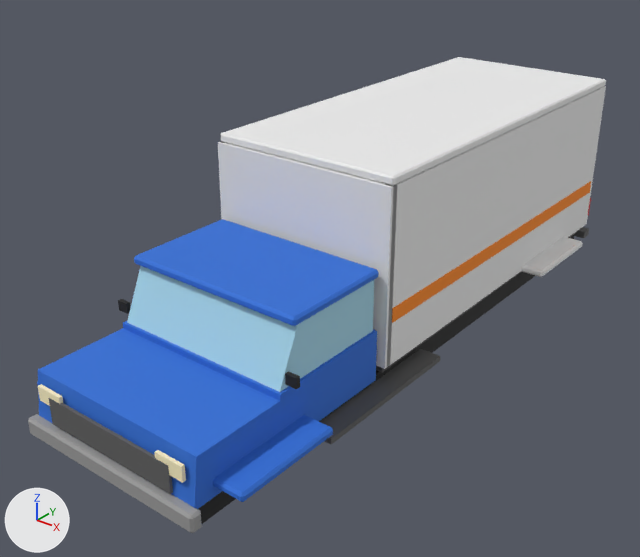
A saved change to the Blender file assets/blend/TRK_BoxTruck_Body.blend.
Both versions are drawn from a camera (50 mm lens) standing at (17.0, -23.9, 16.1) and looking at (-0.7, -1.8, 2.4). Lighting does not change. The marker at lower left points along +X, +Y and +Z. The older version comes first.

Names of what the first picture shows: 'TRK_BoxTruck_Body'.
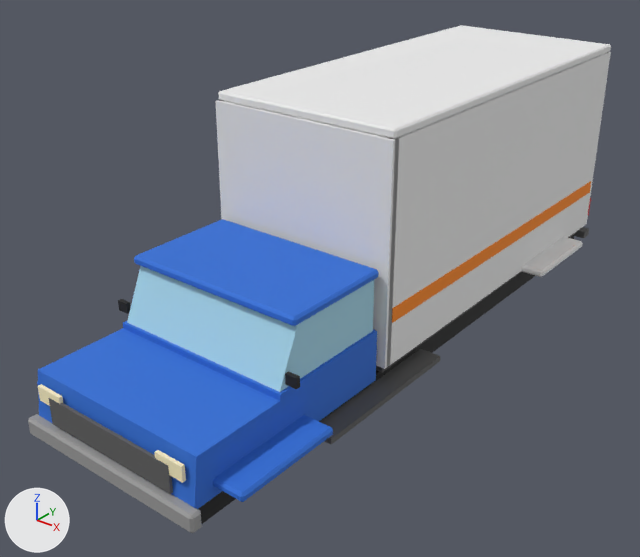
Boxes [x1, y1, x2, y2] around the edits, measured in the pictures (640 x 557 px; the box of a moved part takes in the faces that stretch with it):
'TRK_BoxTruck_Body', reshaped (7% taller)
    before: [28, 57, 606, 533]
    after: [28, 25, 611, 533]
part 1 of me_trk_boxtruck_body, moved or reshaped
    before: [221, 57, 606, 186]
    after: [219, 25, 611, 139]
part 2 of me_trk_boxtruck_body, moved or reshaped
    before: [218, 86, 606, 369]
    after: [215, 52, 611, 369]

Diff of the bpy script that builds the scene:
```diff
--- a/assets/blend/TRK_BoxTruck_Body.blend.py
+++ b/assets/blend/TRK_BoxTruck_Body.blend.py
@@ me_trk_boxtruck_body @@
 # used by ob_trk_boxtruck_body; location = (0.0, 0.0, 0.0)
 # before: 193 (-3.5, -3.6, 7.3) at pixel (219, 141), 195 (-3.5, 11.8, 7.3), 197 (-3.2, -3.6, 7.3) at pixel (226, 143), 199 (-3.2, 11.8, 7.3), 201 (3.2, -3.6, 7.3) at pixel (384, 184)
 # before: 203 (3.2, 11.8, 7.3), 205 (3.5, -3.6, 7.3) at pixel (393, 186), 207 (3.5, 11.8, 7.3) at pixel (605, 86), 209 (-3.5, -3.7, 7.3) at pixel (217, 142), 211 (-3.5, -3.4, 7.3)
 # before: 213 (3.5, -3.7, 7.3) at pixel (391, 187), 215 (3.5, -3.4, 7.3) at pixel (397, 184)
-me_trk_boxtruck_body.from_pydata(...)  # 336 vertices, 308 faces; spans x -4.3..4.3, y -12.2..12.2, z 0.0..7.6
+me_trk_boxtruck_body.from_pydata(...)  # 336 vertices, 308 faces; spans x -4.3..4.3, y -12.2..12.2, z 0.0..9.0
+# me_trk_boxtruck_body part 1: the loose piece of 24 vertices spanning x -3.5..3.5, y -3.6..11.8, z 7.3..7.6 is moved by (0.0, 0.0, 1.4)
+# me_trk_boxtruck_body part 2
+for i in [193, 195, 197, 199, 201, 203, 205, 207, 209, 211, 213, 215]: me_trk_boxtruck_body.vertices[i].co += Vector((0.0, 0.0, 1.4))
+# other edits to the shape of me_trk_boxtruck_body do not show in these pictures
 me_trk_boxtruck_body.materials.append(mat_md_palette)
```
